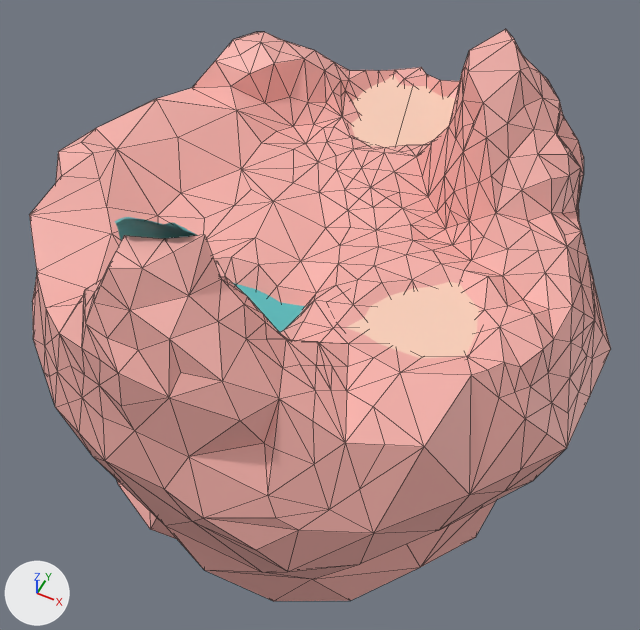
What one commit did to the FBX model Assets/Models/scene1.fbx.
One viewpoint serves both versions: a 50 mm lens placed at (235.0, -119.0, 212.0), pointed at (138.0, 74.0, -31.0). The axes (+X, +Y, +Z) are drawn at lower left. The lights are the same throughout. Mesh edges are drawn as thin lines on the coarser meshes. Where no turn or scale is listed for an object, it has been applied to the vertices.

Script lines for the objects in view, before the commit:
```python
me_plane_002 = bpy.data.meshes.new('Plane.002')
me_plane_002.from_pydata(...)  # 731 vertices, 1413 faces; spans x 43.0..237.0, y -30.0..173.0, z -138.0..71.0
# faces by material slot: [3, 1410]
me_plane_002.materials.append(mat_material_001)  # beige #fbd1bb
me_plane_002.materials.append(mat_mountian_top)  # pink #f6b1aa
me_plane_004 = bpy.data.meshes.new('Plane.004')
me_plane_004.from_pydata(...)  # 12 vertices, 2 faces; spans x -29.1..21.5, y -19.0..16.0, z 0.0
me_plane_004.materials.append(mat_water_001)  # cyan #56bebf
me_plane_006 = bpy.data.meshes.new('Plane.006')
me_plane_006.from_pydata(...)  # 753 vertices, 680 faces; spans x -12.3..12.3, y -14.9..0.4, z -25.4..31.7
me_plane_006.materials.append(mat_water_001)  # cyan #56bebf
ob_plane_001 = bpy.data.objects.new('Plane.001', me_plane_002)
ob_plane_001.location = (0.0, 0.0, 0.0)
ob_water = bpy.data.objects.new('water', me_plane_004)
ob_water.location = (132.3, 25.7, 15.2)
ob_waterfall = bpy.data.objects.new('waterfall', me_plane_006)
ob_waterfall.location = (126.5, 14.5, 39.3)
```
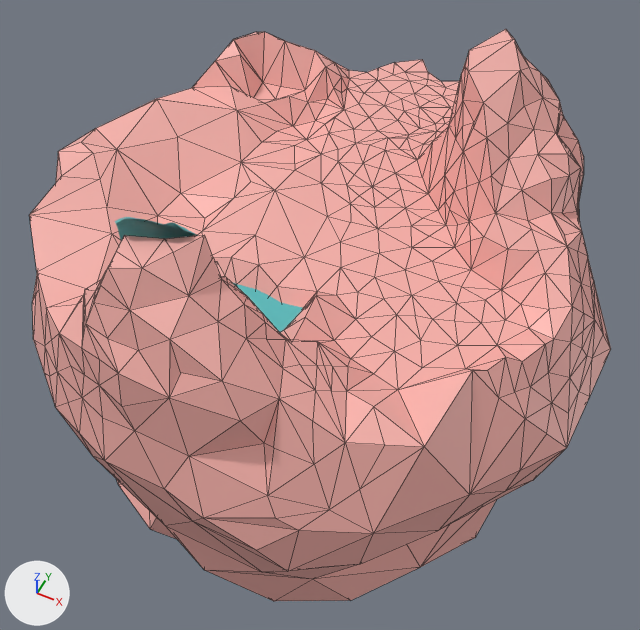
The newer file is also turned or shifted as a whole; pictures and numbers use the older file's frame.

Location of each change, [x1, y1, x2, y2] in pixels of the pictures (640 x 630 px):
part 1 of me_plane_002, deleted (beige): before [346, 282, 480, 359]
part 2 of me_plane_002, cut back: [158, 32, 554, 494] in both

What changed in the scene script:
```text
Change me_plane_002:
    used by ob_plane_001; location = (0.0, 0.0, 0.0)
    remove me_plane_002.from_pydata(...)  # 731 vertices, 1413 faces; spans x 43.0..237.0, y -30.0..173.0, z -138.0..71.0
    add me_plane_002.from_pydata(...)  # 710 vertices, 1411 faces; spans x 43.0..237.0, y -30.0..173.0, z -138.0..71.0
    me_plane_002 part 1: the loose piece of 10 vertices spanning x 160.0..203.0, y 22.0..62.0, z 25.0 is deleted
    me_plane_002 part 2
    13 vertices are removed from x 118.0..161.0, y 117.0..169.0, z 14.0
    2 faces are deleted
    28 vertices in x 109.0..220.0, y 26.0..141.0, z 14.0..28.0 move by (0.0, 1.0, 1.0)
    10 vertices in x 120.0..148.0, y 87.0..161.0, z 16.0 move by (0.0, 1.0, 3.0)
    8 vertices in x 152.0..194.0, y 47.0..113.0, z 20.0 move by (0.0, 1.0, -1.0)
    7 vertices in x 159.0..192.0, y 29.0..71.0, z 24.0 move by (0.0, 1.0, -5.0)
    6 vertices in x 164.0..207.0, y 27.0..67.0, z 25.0 move by (0.0, 1.0, -6.0)
    6 vertices in x 137.0..159.0, y 122.0..158.0, z 13.0 move by (0.0, 1.0, 6.0)
    77 vertices move from x 86.0..214.0, y 19.0..173.0, z 4.0..37.0 to x 86.0..214.0, y 20.0..173.0, z 19.0..21.0
    2 vertices are added at (122.0, 160.0, 15.0), (118.0, 150.0, 15.0)
    1 new face joins them, mat_material_001 (beige #fbd1bb)
```
